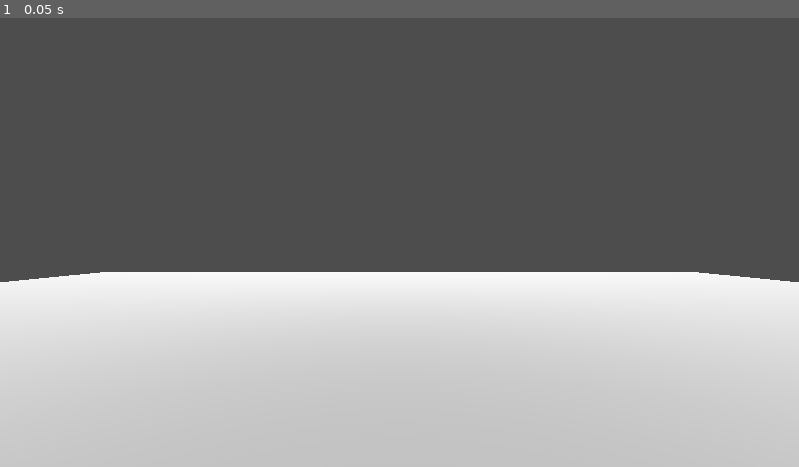
Above: before the commit, frame 1.
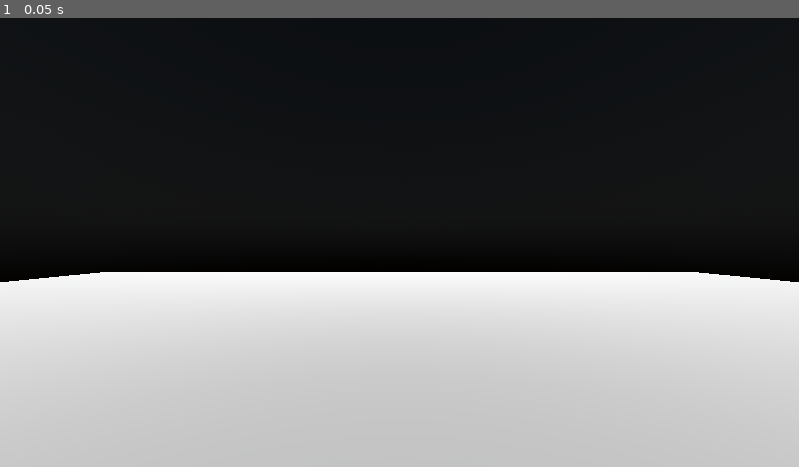
Above: after the commit, the same moment.

Repository: tiggerntatie/XRFarMRP
Game: Godot game, scene res://node_3d.tscn
Same seed, same stepped clock (60 frames per second), same inputs: the game is played once before the commit and once after it.
Inputs:
- Up to frame 1 (0.05 s): no input

The runs differ from the first frame. In frame 1, 57% of the frame differs, in the area x 0-100%, y 0-59%.

Commit message:
Remove Camera3D to focus on a single bug!

Diff:
--- a/node_3d.tscn
+++ b/node_3d.tscn
@@ -7,8 +7,14 @@
 [sub_resource type="PlaneMesh" id="PlaneMesh_3uxjl"]
 material = SubResource("StandardMaterial3D_p42vk")
 
+[sub_resource type="PhysicalSkyMaterial" id="PhysicalSkyMaterial_qh4dh"]
+
+[sub_resource type="Sky" id="Sky_cxvw5"]
+sky_material = SubResource("PhysicalSkyMaterial_qh4dh")
+
 [sub_resource type="Environment" id="Environment_2e2go"]
 background_mode = 2
+sky = SubResource("Sky_cxvw5")
 
 [node name="Node3D" type="Node3D"]
 script = ExtResource("1_pa073")
@@ -17,13 +23,13 @@
 transform = Transform3D(100, 0, 0, 0, 100, 0, 0, 0, 100, 0, 0, 0)
 mesh = SubResource("PlaneMesh_3uxjl")
 
-[node name="Camera3D" type="Camera3D" parent="."]
+[node name="Node3D" type="Node3D" parent="."]
 transform = Transform3D(1, 0, 0, 0, 1, 0, 0, 0, 1, 0, 10, 0)
+
+[node name="XROrigin3D" type="XROrigin3D" parent="Node3D"]
+
+[node name="XRCamera3D" type="XRCamera3D" parent="Node3D/XROrigin3D"]
 far = 699051.0
-
-[node name="XROrigin3D" type="XROrigin3D" parent="Camera3D"]
-
-[node name="XRCamera3D" type="XRCamera3D" parent="Camera3D/XROrigin3D"]
 
 [node name="WorldEnvironment" type="WorldEnvironment" parent="."]
 environment = SubResource("Environment_2e2go")
Not shown: 1 places in node_3d.tscn that only renumber resources
